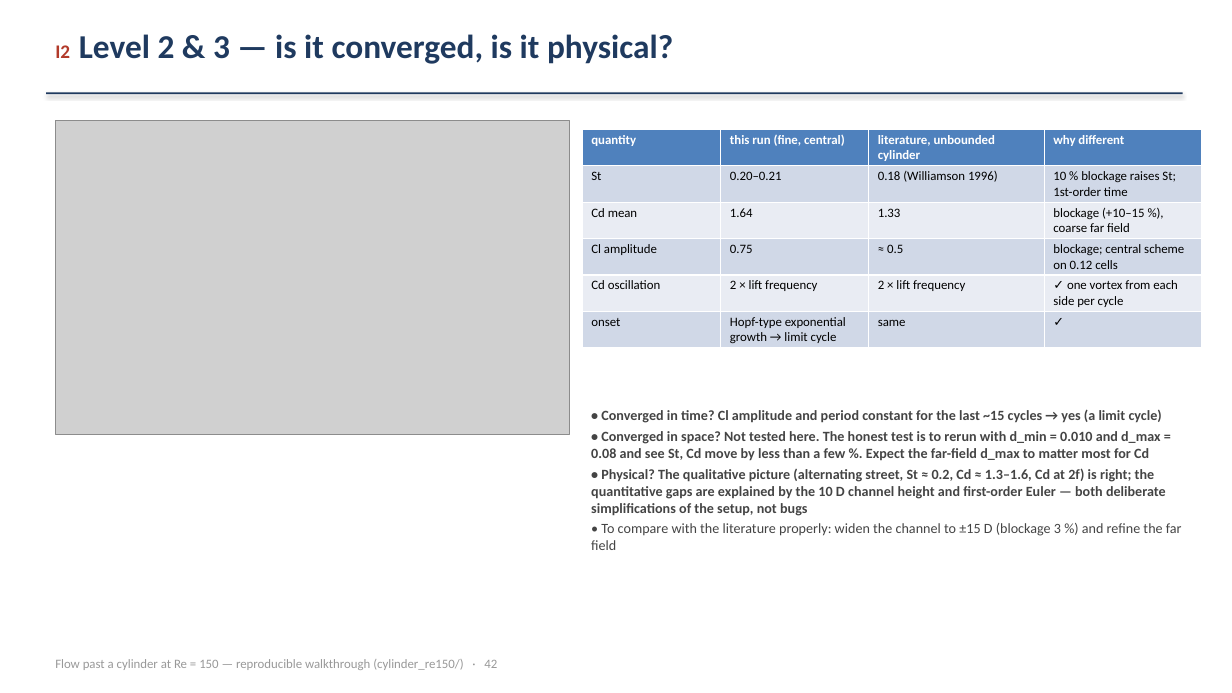
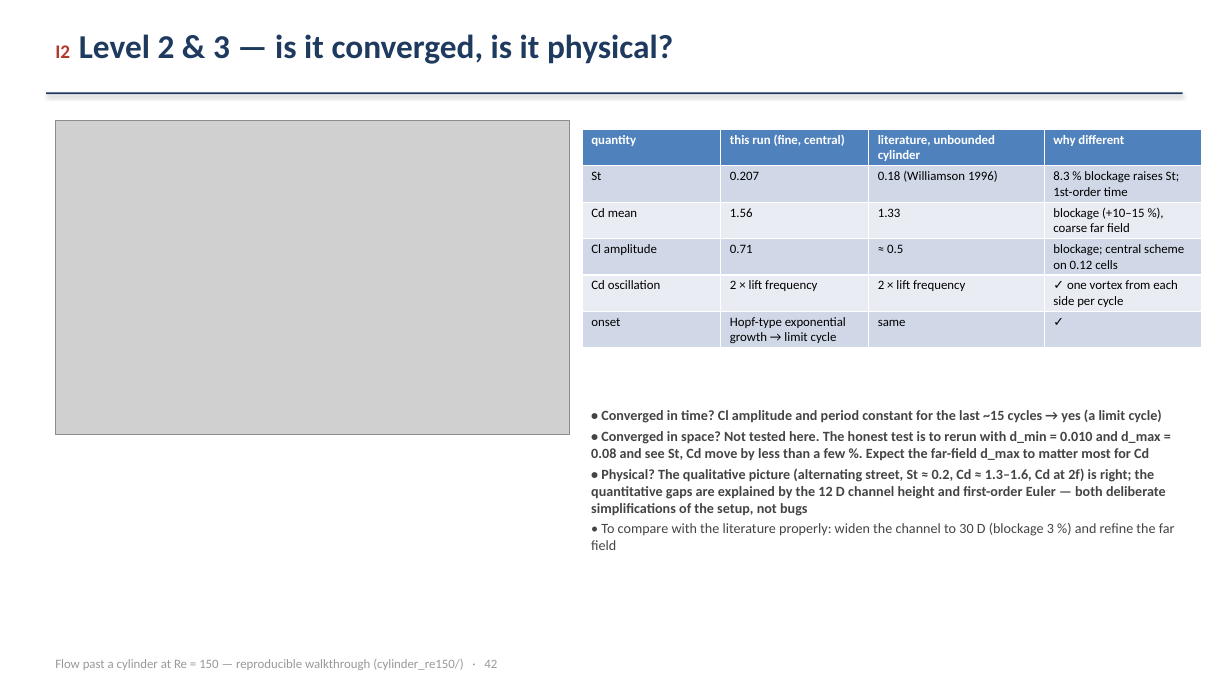
Before and after one commit to ichanwaheng/LES_working, a slide deck: slide 42 of cylinder_re150/demo/ns_staggered_tutorial.pptx. Drawn at 1232x693 pixels with LibreOffice and Linux fonts; fonts in the diff are those of the drawing; grey boxes stand for pictures. Boxes give left, top, right and bottom in pixels: in the first picture for what was removed or moved away, otherwise in the second. Text is boxed around its words. In the diff, an @@ line names an element or a change of style, - is before the commit and + after.

```diff
--- a/cylinder_re150/demo/ns_staggered_tutorial.pptx
+++ b/cylinder_re150/demo/ns_staggered_tutorial.pptx
@@ table at [582, 129, 1202, 347] @@
-row 2, column 2: 0.20–0.21
+row 2, column 2: 0.207
-row 2, column 4: 10 % blockage raises St; 1st-order time
+row 2, column 4: 8.3 % blockage raises St; 1st-order time
-row 3, column 2: 1.64
+row 3, column 2: 1.56
-row 4, column 2: 0.75
+row 4, column 2: 0.71
@@ text at [591, 468, 1175, 550]: text changed @@
-• Physical? The qualitative picture (alternating street, St ≈ 0.2, Cd ≈ 1.3–1.6, Cd at 2f) is right; the quantitative gaps are explained by the 10 D channel height and first-order Euler — both deliberate simplifications of the setup, not bugs
-• To compare with the literature properly: widen the channel to ±15 D (blockage 3 %) and refine the far field
+• Physical? The qualitative picture (alternating street, St ≈ 0.2, Cd ≈ 1.3–1.6, Cd at 2f) is right; the quantitative gaps are explained by the 12 D channel height and first-order Euler — both deliberate simplifications of the setup, not bugs
+• To compare with the literature properly: widen the channel to 30 D (blockage 3 %) and refine the far field
```
Also in this commit, not shown: 23 other slides changed, 10 other files.
